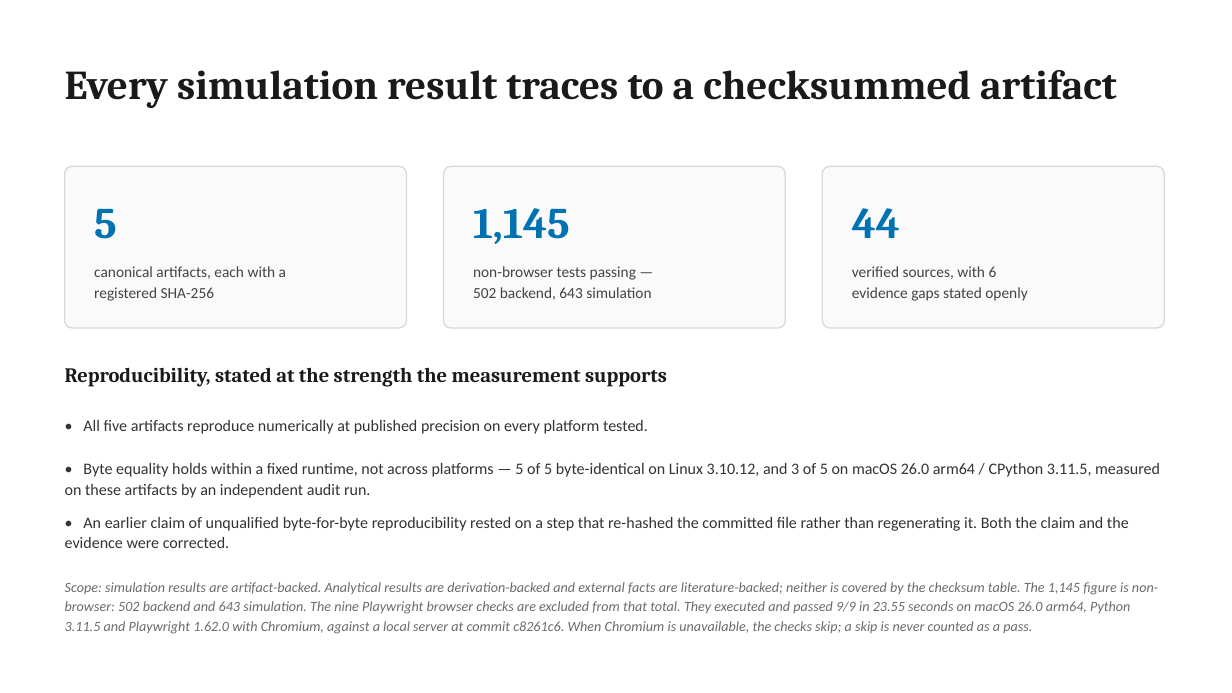
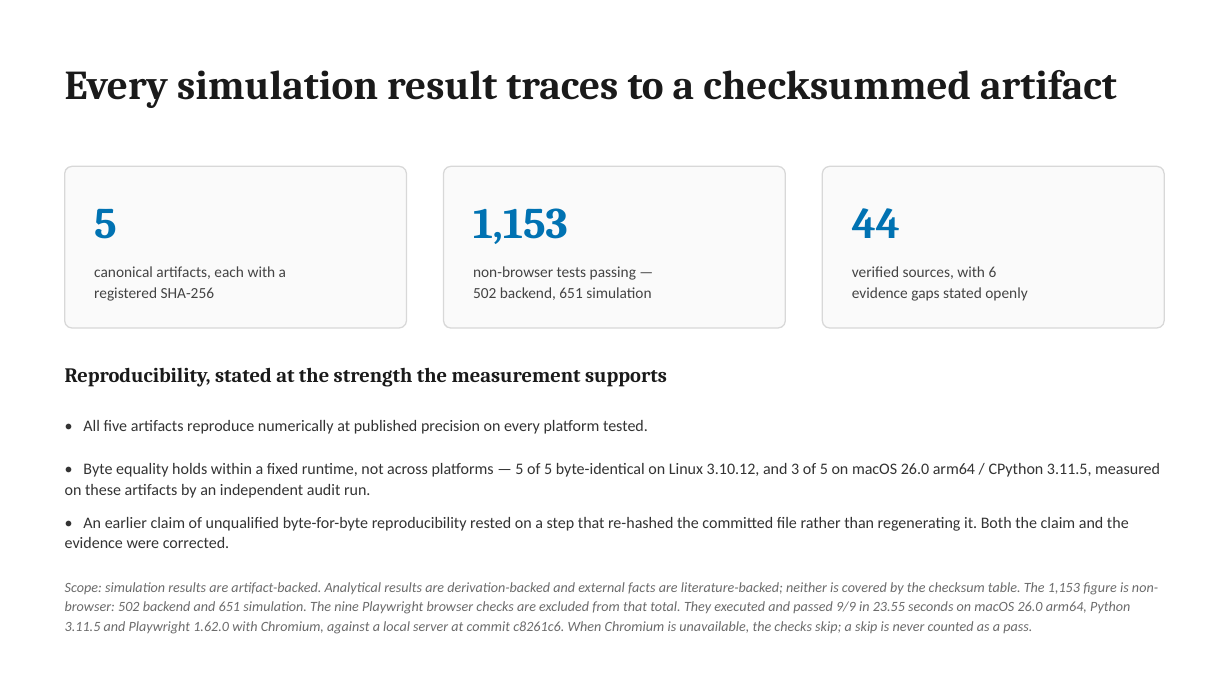
Before and after one commit to hoangle0919/sellerflow, a slide deck: slide 12 of research/publication/RBF_DECK.pptx. Drawn at 1232x693 pixels with LibreOffice and Linux fonts; fonts in the diff are those of the drawing. Boxes give left, top, right and bottom in pixels: in the first picture for what was removed or moved away, otherwise in the second. Text is boxed around its words. In the diff, an @@ line names an element or a change of style, - is before the commit and + after.

```diff
--- a/research/publication/RBF_DECK.pptx
+++ b/research/publication/RBF_DECK.pptx
@@ text at <box>473,208,568,244</box>: text changed @@
-1,145
+1,153
@@ text at <box>473,287,651,300</box>: text changed @@
-502 backend, 643 simulation
+502 backend, 651 simulation
@@ text at <box>65,582,1158,634</box>: text changed @@
-Scope: simulation results are artifact-backed. Analytical results are derivation-backed and external facts are literature-backed; neither is covered by the checksum table. The 1,145 figure is non-browser: 502 backend and 643 simulation. The nine Playwright browser checks are excluded from that total. They executed and passed 9/9 in 23.55 seconds on macOS 26.0 arm64, Python 3.11.5 and Playwright 1.62.0 with Chromium, against a local server at commit c8261c6. When Chromium is unavailable, the checks skip; a skip is never counted as a pass.
+Scope: simulation results are artifact-backed. Analytical results are derivation-backed and external facts are literature-backed; neither is covered by the checksum table. The 1,153 figure is non-browser: 502 backend and 651 simulation. The nine Playwright browser checks are excluded from that total. They executed and passed 9/9 in 23.55 seconds on macOS 26.0 arm64, Python 3.11.5 and Playwright 1.62.0 with Chromium, against a local server at commit c8261c6. When Chromium is unavailable, the checks skip; a skip is never counted as a pass.
```
Also in this commit, not shown: 7 other files.
